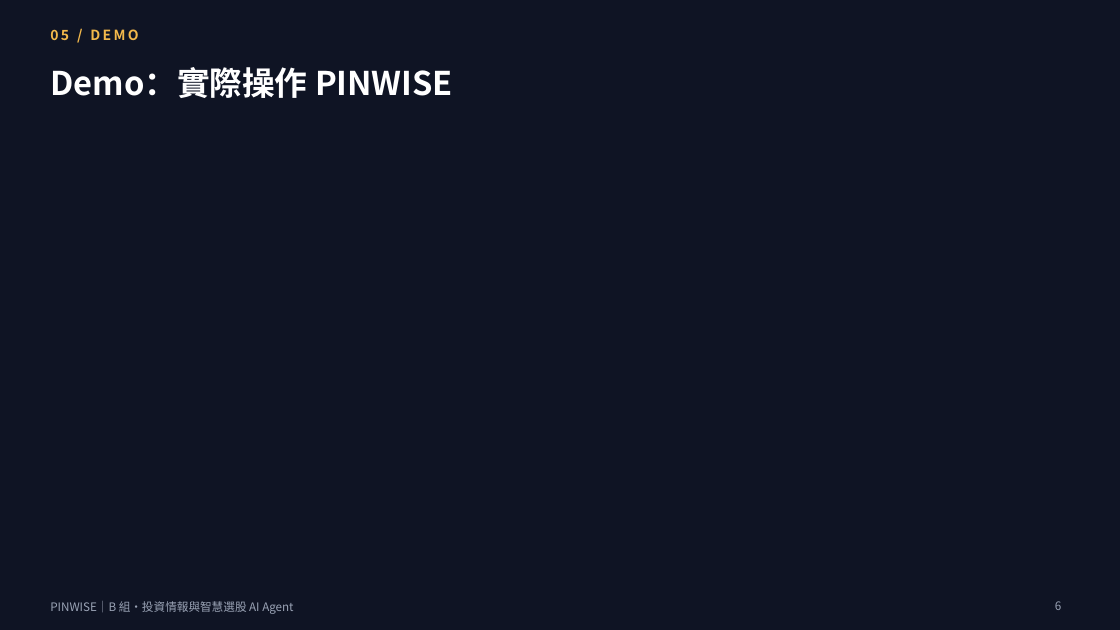
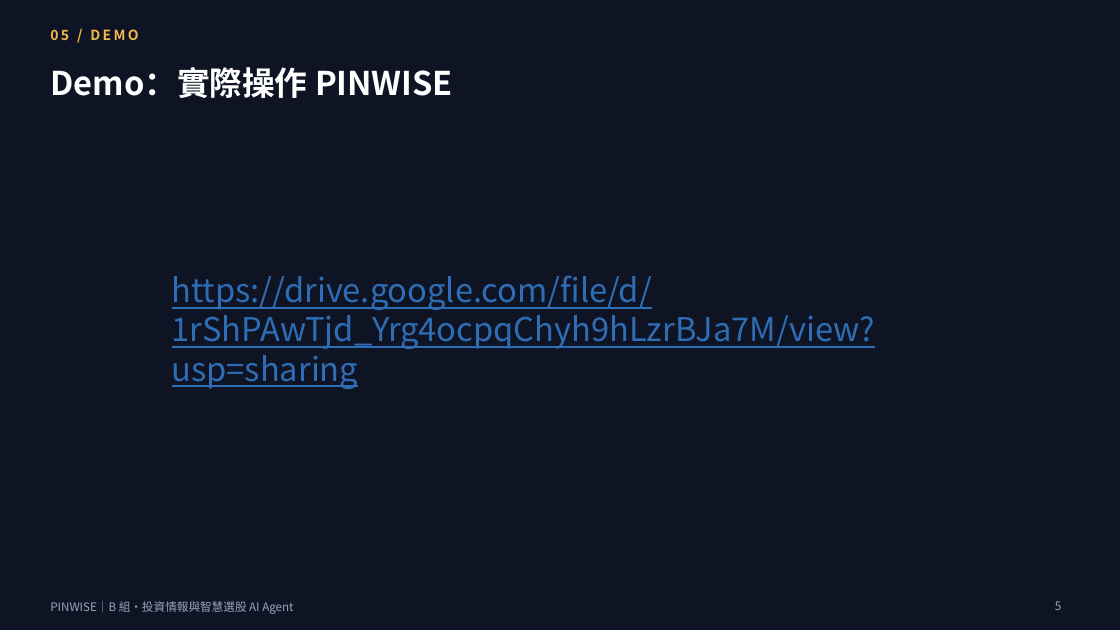
Before and after one commit to shen1201/PINWISE, a slide deck: slide 5 of docs/決賽簡報/B組_投資情報與智慧選股AIAgent_PINWISE_決賽簡報_5分鐘版.pptx (slide 6 before the commit). Drawn at 1120x630 pixels with LibreOffice and Linux fonts; fonts in the diff are those of the drawing. Boxes give left, top, right and bottom in pixels: in the first picture for what was removed or moved away, otherwise in the second. Text is boxed around its words. In the diff, an @@ line names an element or a change of style, - is before the commit and + after.

```diff
--- a/docs/決賽簡報/B組_投資情報與智慧選股AIAgent_PINWISE_決賽簡報_5分鐘版.pptx
+++ b/docs/決賽簡報/B組_投資情報與智慧選股AIAgent_PINWISE_決賽簡報_5分鐘版.pptx
@@ text added at bbox=[172, 275, 875, 389], 28 pt, text #2E6DB4, underline @@
+https://drive.google.com/file/d/1rShPAwTjd_Yrg4ocpqChyh9hLzrBJa7M/view?usp=sharing
```
Also in this commit, not shown: 1 other slide changed, 1 slide added.
